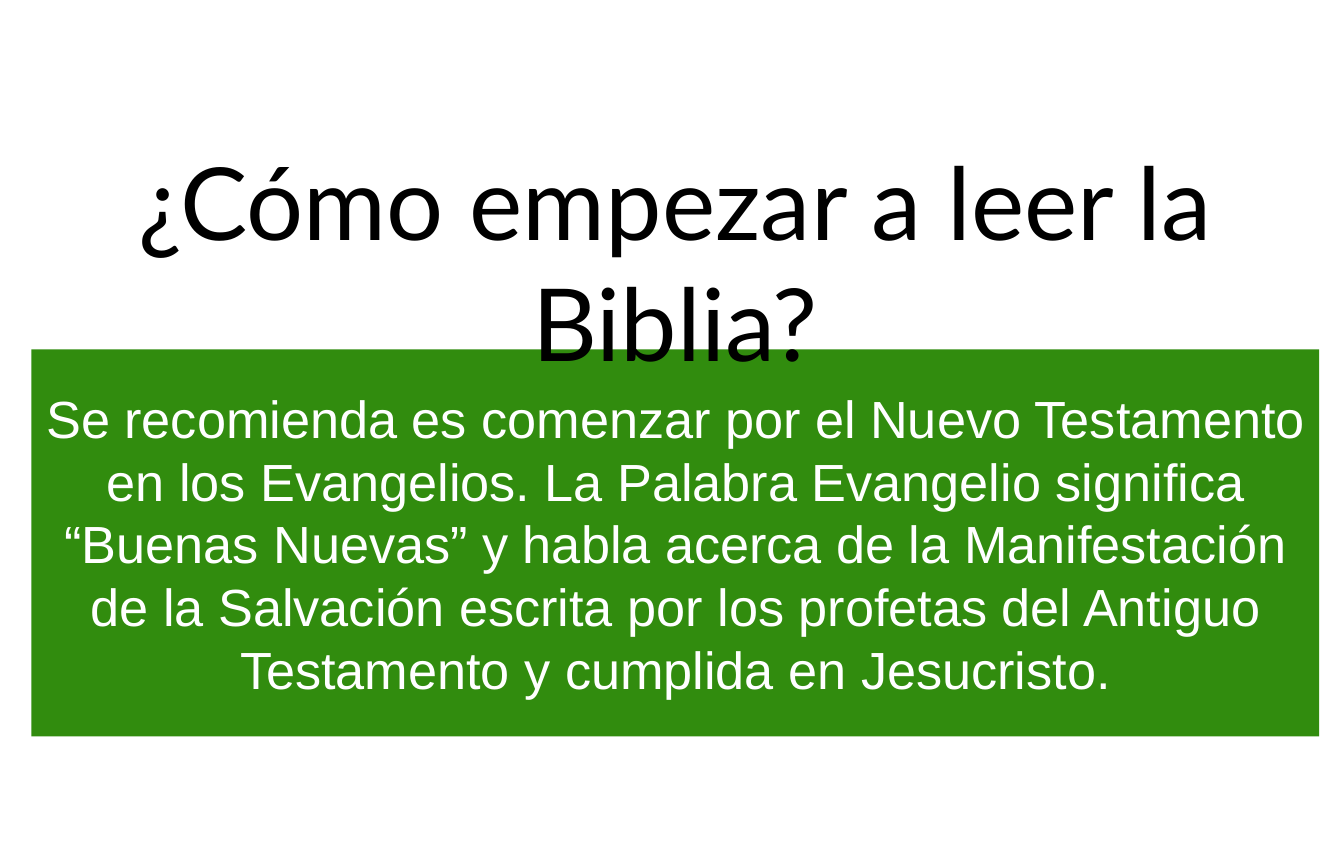
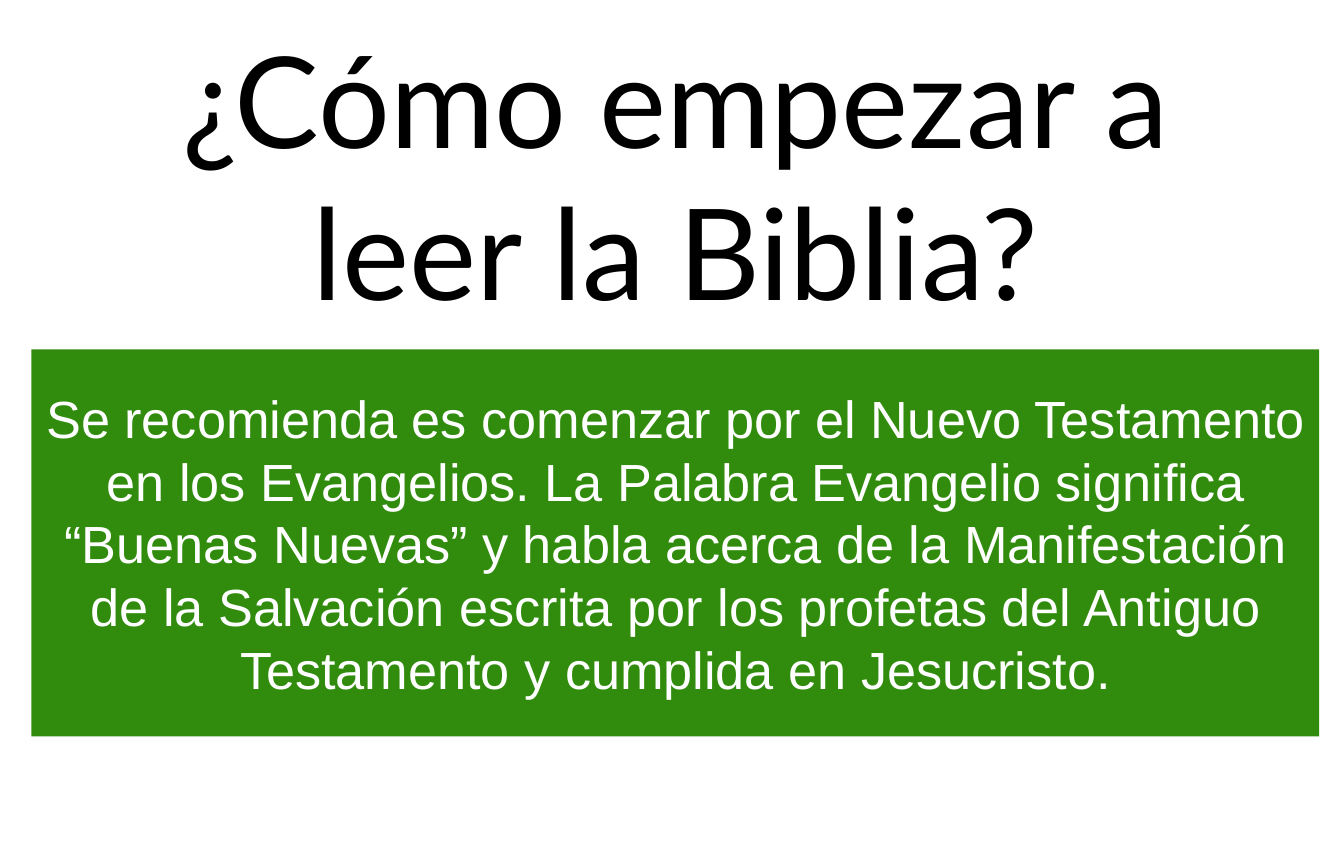
Before and after one commit to CreyTuning/documents, a slide deck: slide 19 of slideshow/Estudios Biblicos/1-Biblia.pptx. Drawn at 1344x841 pixels with LibreOffice and Linux fonts; fonts in the diff are those of the drawing; background and template pictures are left out. Boxes give left, top, right and bottom in pixels: in the first picture for what was removed or moved away, otherwise in the second. Text is boxed around its words. In the diff, an @@ line names an element or a change of style, - is before the commit and + after.

```diff
--- a/slideshow/Estudios Biblicos/1-Biblia.pptx
+++ b/slideshow/Estudios Biblicos/1-Biblia.pptx
@@ text "¿Cómo empezar a leer la ...": place and size @@
-text "¿Cómo empezar a leer la ..." at [139, 165, 1212, 379]
+text "¿Cómo empezar a leer la ..." at [182, 56, 1168, 301]
@@ text "¿Cómo empezar a leer la ..." at [182, 56, 1168, 301]: size 54 to 68 pt @@
```
Also in this commit, not shown: 13 other slides changed, 2 other files.
